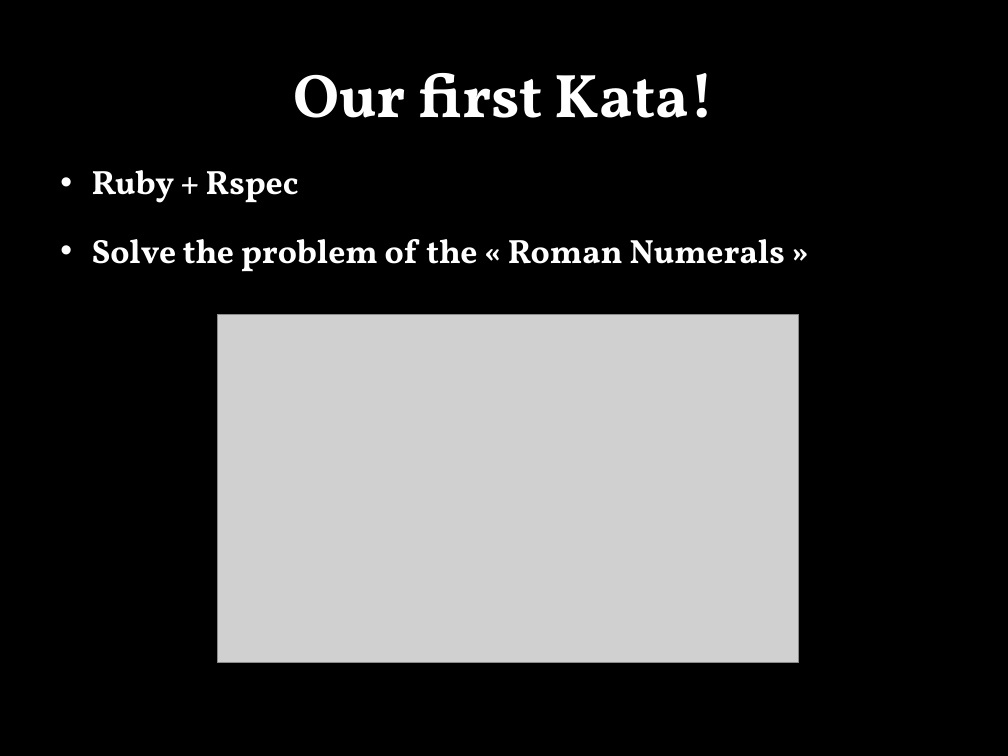
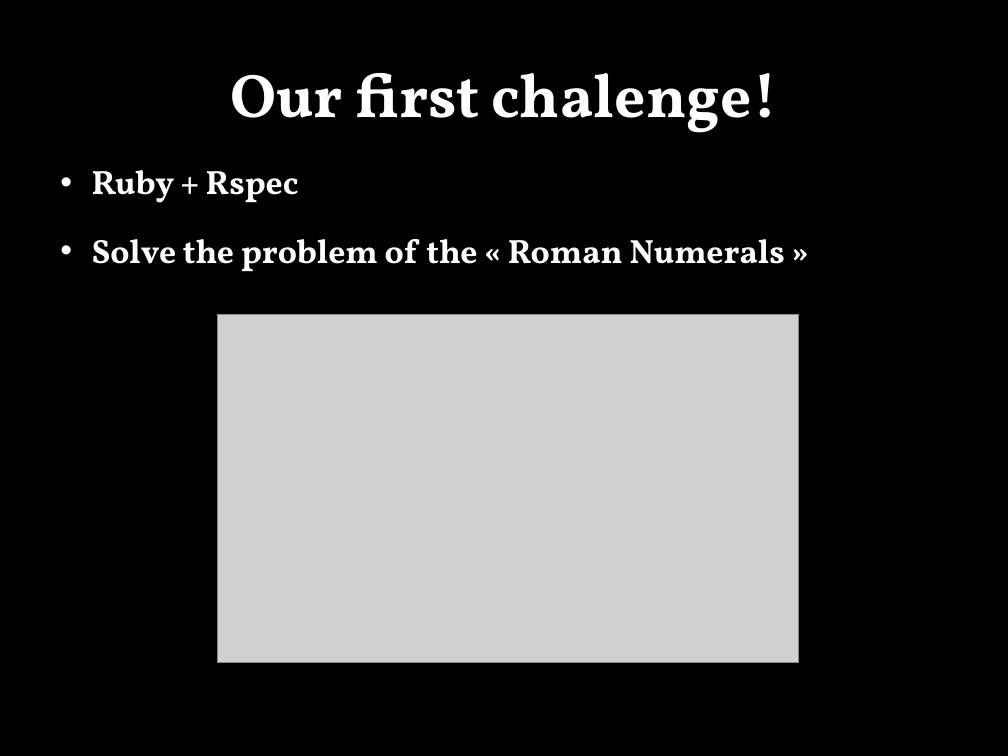
Before and after one commit to zoggy/Saclay-coding-dojo, a slide deck: slide 15 of 20-03-2012/presentation/Initiation au Coding Dojo.pptx. Drawn at 1008x756 pixels with LibreOffice and Linux fonts; fonts in the diff are those of the drawing; grey boxes stand for pictures; background and template pictures are left out. Boxes give left, top, right and bottom in pixels: in the first picture for what was removed or moved away, otherwise in the second. Text is boxed around its words. In the diff, an @@ line names an element or a change of style, - is before the commit and + after.

```diff
--- a/20-03-2012/presentation/Initiation au Coding Dojo.pptx
+++ b/20-03-2012/presentation/Initiation au Coding Dojo.pptx
@@ title at (230,73,777,133): text changed @@
-Our first Kata!
+Our first chalenge!
```
Also in this commit, not shown: 1 slide removed.
